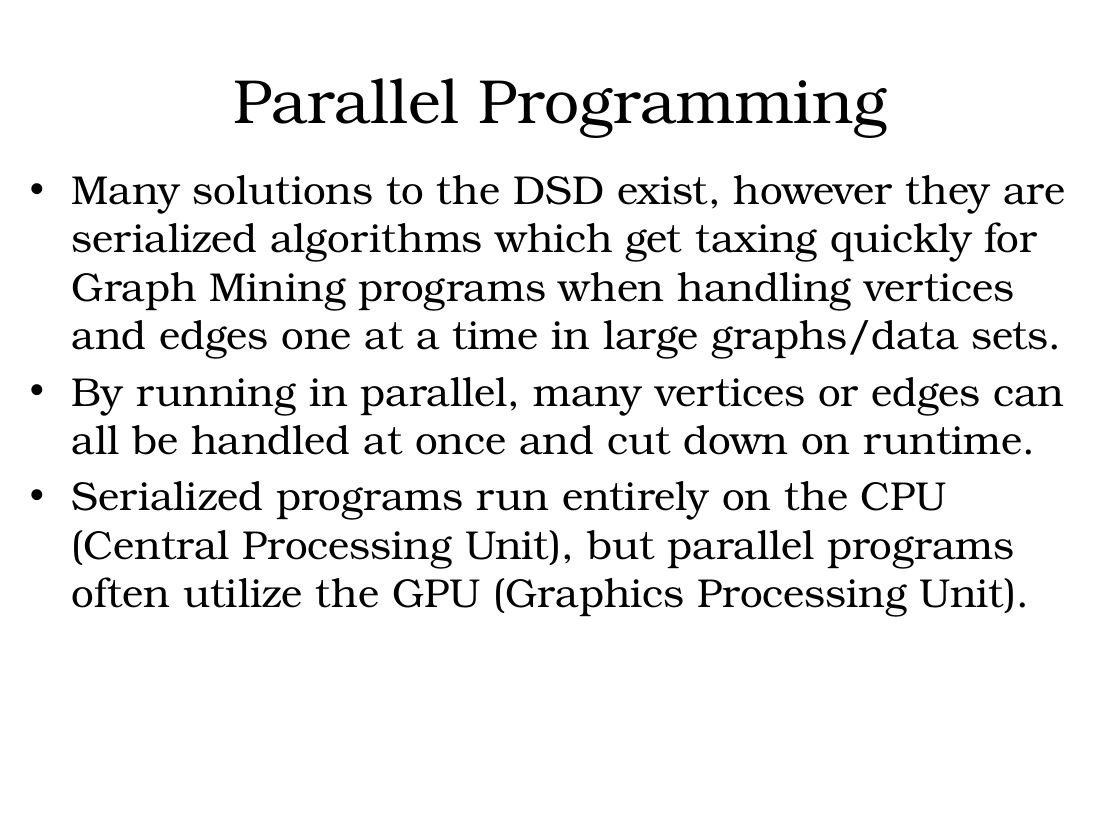
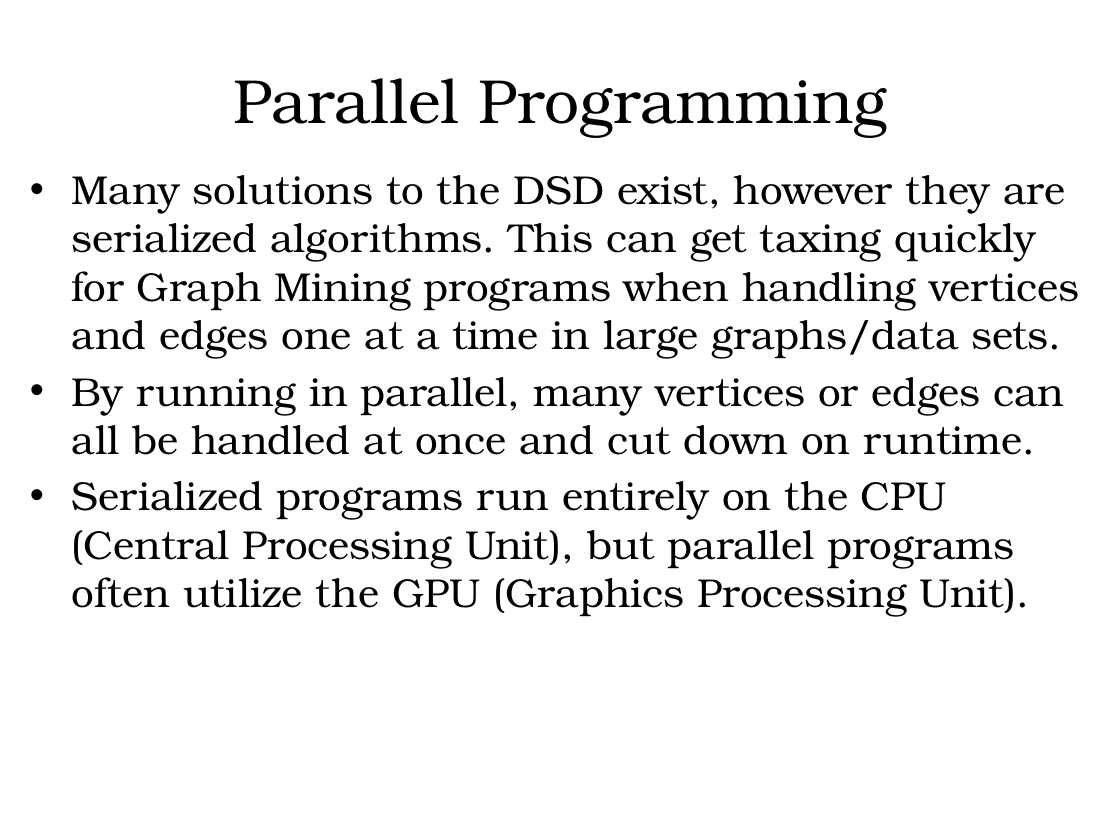
Before and after one commit to hgareau/DensestSubgraphDiscovery, a slide deck: slide 7 of Thesis Defense Presentation.pptx. Drawn at 1120x840 pixels with LibreOffice and Linux fonts; fonts in the diff are those of the drawing; background and template pictures are left out. Boxes give left, top, right and bottom in pixels: in the first picture for what was removed or moved away, otherwise in the second. Text is boxed around its words. In the diff, an @@ line names an element or a change of style, - is before the commit and + after.

```diff
--- a/Thesis Defense Presentation.pptx
+++ b/Thesis Defense Presentation.pptx
@@ text at (72,175,1079,359): text changed @@
-• Many solutions to the DSD exist, however they are serialized algorithms which get taxing quickly for Graph Mining programs when handling vertices and edges one at a time in large graphs/data sets.
+• Many solutions to the DSD exist, however they are serialized algorithms. This can get taxing quickly for Graph Mining programs when handling vertices and edges one at a time in large graphs/data sets.
```
Also in this commit, not shown: 9 other slides changed, 1 slide added, 1 slide removed.
